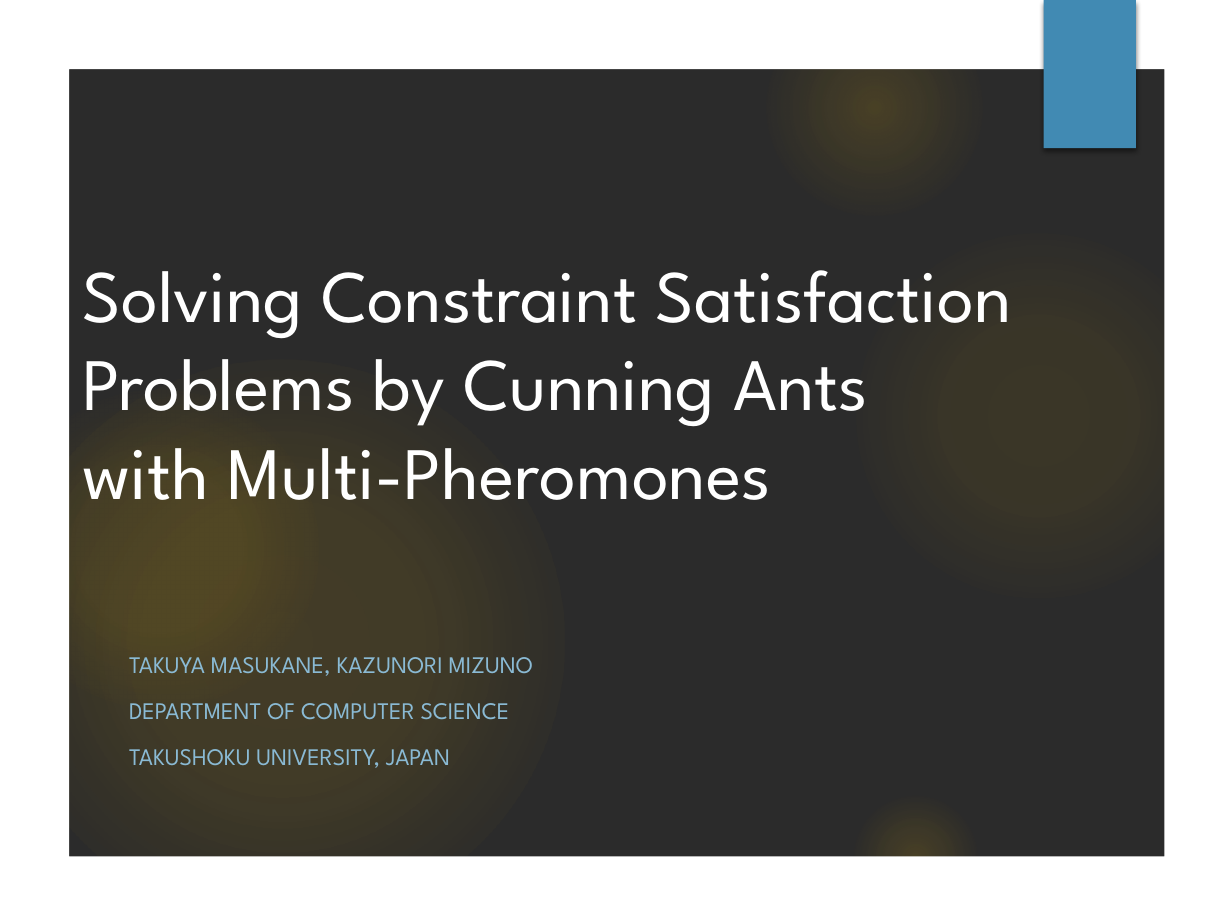
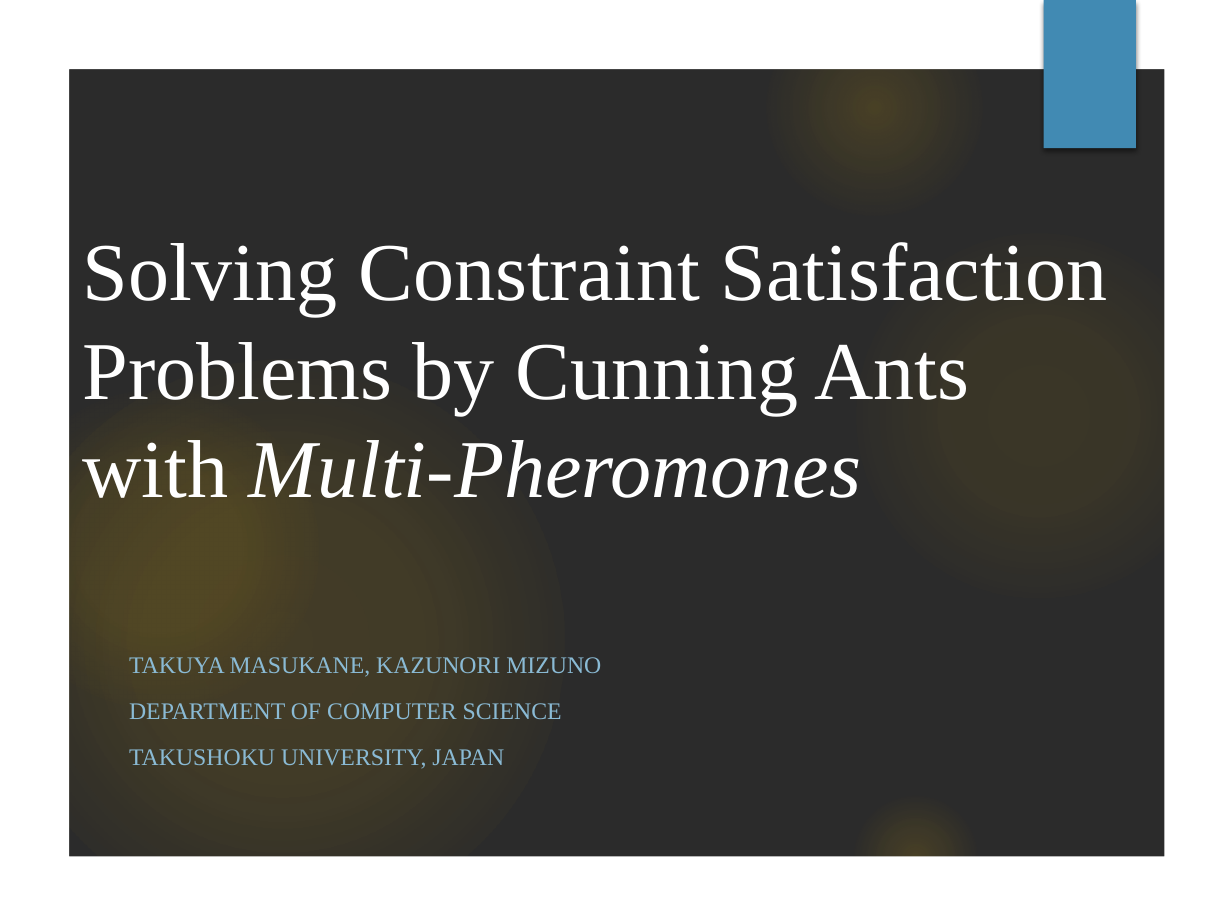
Before and after one commit to Masukane/slides, a slide deck: slide 1 of masukaneICIIC2018.pptm. Drawn at 1232x924 pixels with LibreOffice and Linux fonts; fonts in the diff are those of the drawing; background and template pictures are left out; a plain dark background stands for a picture behind light text. Boxes give left, top, right and bottom in pixels: in the first picture for what was removed or moved away, otherwise in the second. Text is boxed around its words. In the diff, an @@ line names an element or a change of style, - is before the commit and + after.

```diff
--- a/masukaneICIIC2018.pptm
+++ b/masukaneICIIC2018.pptm
@@ title "Solving Constraint Satisfaction Problems by ..." at box(82, 242, 1108, 498): size 43.2 to 48 pt, font League Spartan to Times New Roman; italic on in "Multi-Pheromones" @@
@@ subtitle "TAKUYA MASUKANE, KAZUNORI MIZUNO" at box(129, 657, 601, 769): font League Spartan to Times New Roman @@
```
Also in this commit, not shown: 12 other slides changed.
